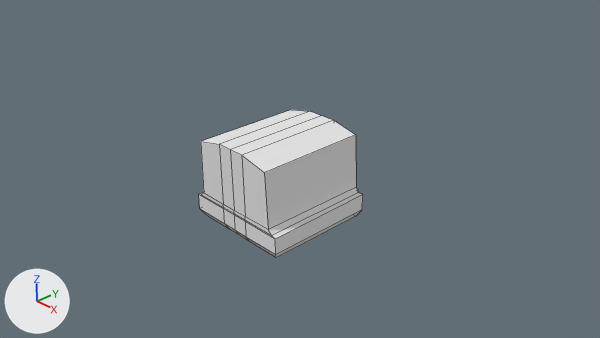
Renders of the Blender file Assets/Models/Tile_Ground_Normal_wall_straight.blend from each side of a commit.
Before and after are seen from the file's camera 'Camera'. The axes (+X, +Y, +Z) are drawn at lower left. The lights are the same throughout. Mesh edges are drawn as thin lines.
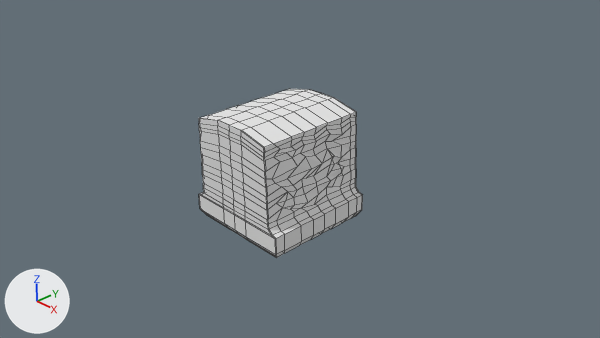
Pixel boxes (x1, y1, x2, y2) of what changed, in the pictures (600 x 338 px):
```json
{"object": "Cube.001", "change": "reshaped", "before": [199, 110, 363, 258], "after": [199, 89, 363, 258], "on screen": "14% taller"}
{"part": 1, "of": "me_cube", "change": "built on", "before": [201, 110, 356, 230], "after": [199, 89, 363, 258]}
```

The change, as JSON lines over the scene's bpy script:
```json
{"block": "me_cube", "where": "# used by ob_cube_001; location = (0.0, 0.0, 0.0); rotation_euler = (1.571, 0.0, 0.0), in degrees (90, 0, 0)"}
{"op": "remove", "block": "me_cube", "code": "me_cube.from_pydata(...)  # 60 vertices, 58 faces; spans x -1.0..1.0, y -0.49..1.1, z -1.0..1.0"}
{"op": "add", "block": "me_cube", "code": "me_cube.from_pydata(...)  # 545 vertices, 546 faces; spans x -1.0..1.0, y -0.49..1.51, z -1.0..1.0"}
{"block": "me_cube", "change": "me_cube part 1: 10 vertices removed from x -0.8..0.8, y 0.99..1.1, z -1.0..1.0; 495 vertices added at x -1.0..1.0, y -0.49..1.51, z -1.0..1.0"}
```
